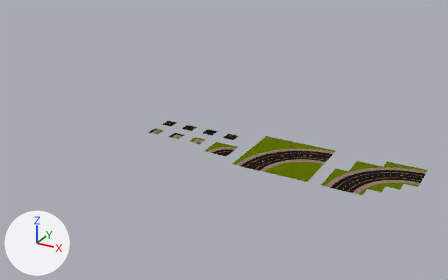
Before and after pictures for a commit that changed the glTF model art/road/Road Tileset.glb.
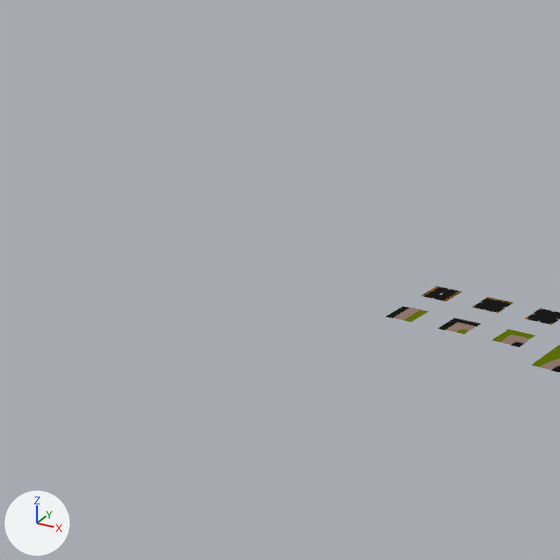
There are two pictures of each version: one whole from a camera (50 mm lens) standing at (281.0, -413.0, 202.0) and looking at (53.0, 2.0, -5.0), one close up on the part from 0% to 48% of the width and 4% to 81% of the height. The lights are fixed; the arrows at lower left show +X, +Y and +Z.
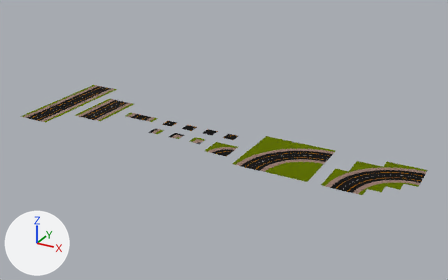
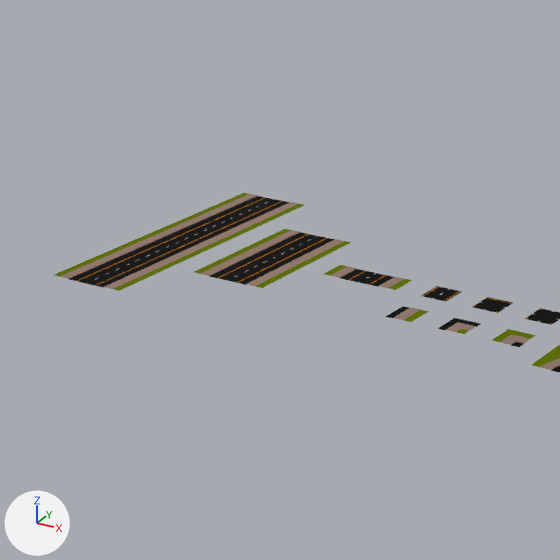
Where the change shows, as pixel boxes [x1, y1, x2, y2] in the close-ups (560 x 560 px):
'Straight Road Strip Long', added
    after: [54, 193, 304, 291]
'Straight Road Strip Mid', added
    after: [194, 229, 351, 288]
'Straight Road Strip Short', added
    after: [324, 265, 412, 290]

Diff of the bpy script that builds the scene:
```diff
--- a/art/road/Road Tileset.glb.py
+++ b/art/road/Road Tileset.glb.py
@@ me_straight_road_strip_mid @@
+me_straight_road_strip_mid.from_pydata(...)  # 389 vertices, 680 faces; spans x -15.0..15.0, y -25.0..25.0, z 0.0..0.2
+me_straight_road_strip_mid.materials.append(mat_road)  # picture img_road_colors
@@ me_straight_road_strip_long @@
+me_straight_road_strip_long.from_pydata(...)  # 759 vertices, 1360 faces; spans x -15.0..15.0, y -50.0..50.0, z 0.0..0.2
+me_straight_road_strip_long.materials.append(mat_road)  # picture img_road_colors
@@ me_straight_road_strip_short @@
+me_straight_road_strip_short.from_pydata(...)  # 93 vertices, 136 faces; spans x -15.0..15.0, y -5.0..5.0, z 0.0..0.2
+me_straight_road_strip_short.materials.append(mat_road)  # picture img_road_colors
@@ ob_straight_road_strip_mid @@
+ob_straight_road_strip_mid = bpy.data.objects.new('Straight Road Strip Mid', me_straight_road_strip_mid)
+ob_straight_road_strip_mid.location = (-70.0, 0.0, 0.0)
@@ ob_straight_road_strip_long @@
+ob_straight_road_strip_long = bpy.data.objects.new('Straight Road Strip Long', me_straight_road_strip_long)
+ob_straight_road_strip_long.location = (-110.0, 0.0, 0.0)
@@ ob_straight_road_strip_short @@
+ob_straight_road_strip_short = bpy.data.objects.new('Straight Road Strip Short', me_straight_road_strip_short)
+ob_straight_road_strip_short.location = (-30.0, 0.0, 0.0)
```
